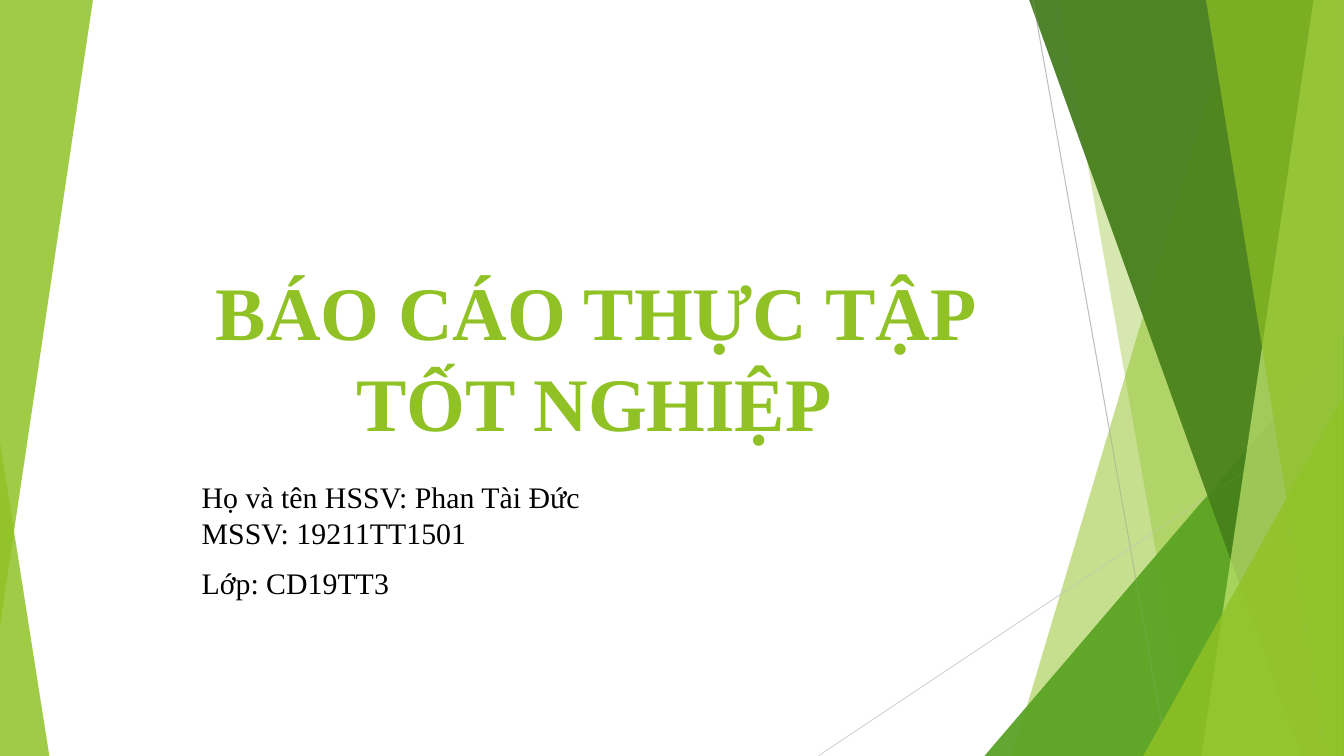
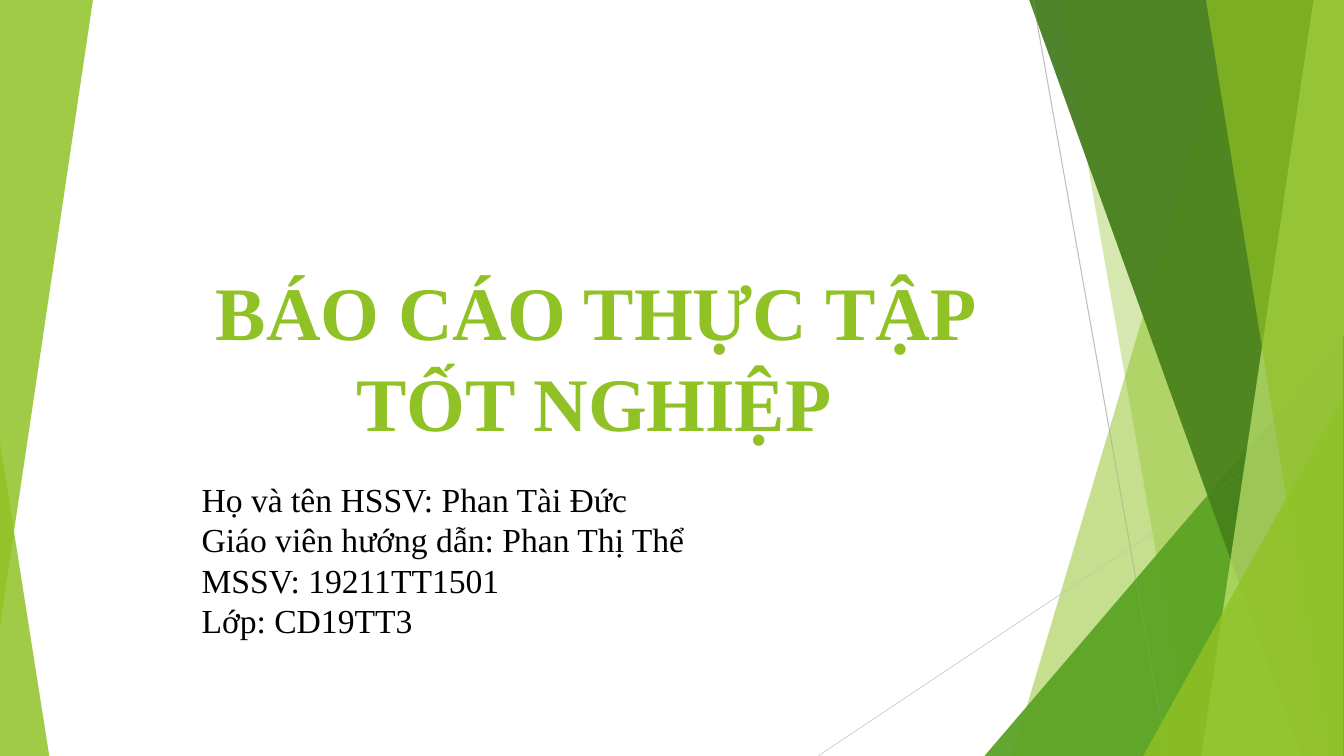
Before and after one commit to duc2k1/thuc-tap-tot-nghiep, a slide deck: slide 1 of ThuyetTrinhTTTNPhanDuc.pptx. Drawn at 1344x756 pixels with LibreOffice and Linux fonts; fonts in the diff are those of the drawing. Boxes give left, top, right and bottom in pixels: in the first picture for what was removed or moved away, otherwise in the second. Text is boxed around its words. In the diff, an @@ line names an element or a change of style, - is before the commit and + after.

```diff
--- a/ThuyetTrinhTTTNPhanDuc.pptx
+++ b/ThuyetTrinhTTTNPhanDuc.pptx
@@ freeform shape at (x1=1206, y1=0, x2=1344, y2=756): outline redrawn @@
@@ freeform shape at (x1=1206, y1=0, x2=1344, y2=756): outline redrawn @@
@@ freeform shape at (x1=819, y1=406, x2=1344, y2=756): outline #D8D8D8 0.75 pt to #D8D8D8 0.74 pt @@
@@ text at (x1=202, y1=488, x2=627, y2=639): size 21.4 to 24 pt in "Họ và tên HSSV: Phan Tài Đức", "MSSV: 19211TT1501", "Lớp: CD19TT3"; less space between paragraphs @@
@@ text at (x1=202, y1=527, x2=684, y2=559): paragraph added @@
+Giáo viên hướng dẫn: Phan Thị Thể
```
Also in this commit, not shown: 6 other slides changed, 1 other file.
